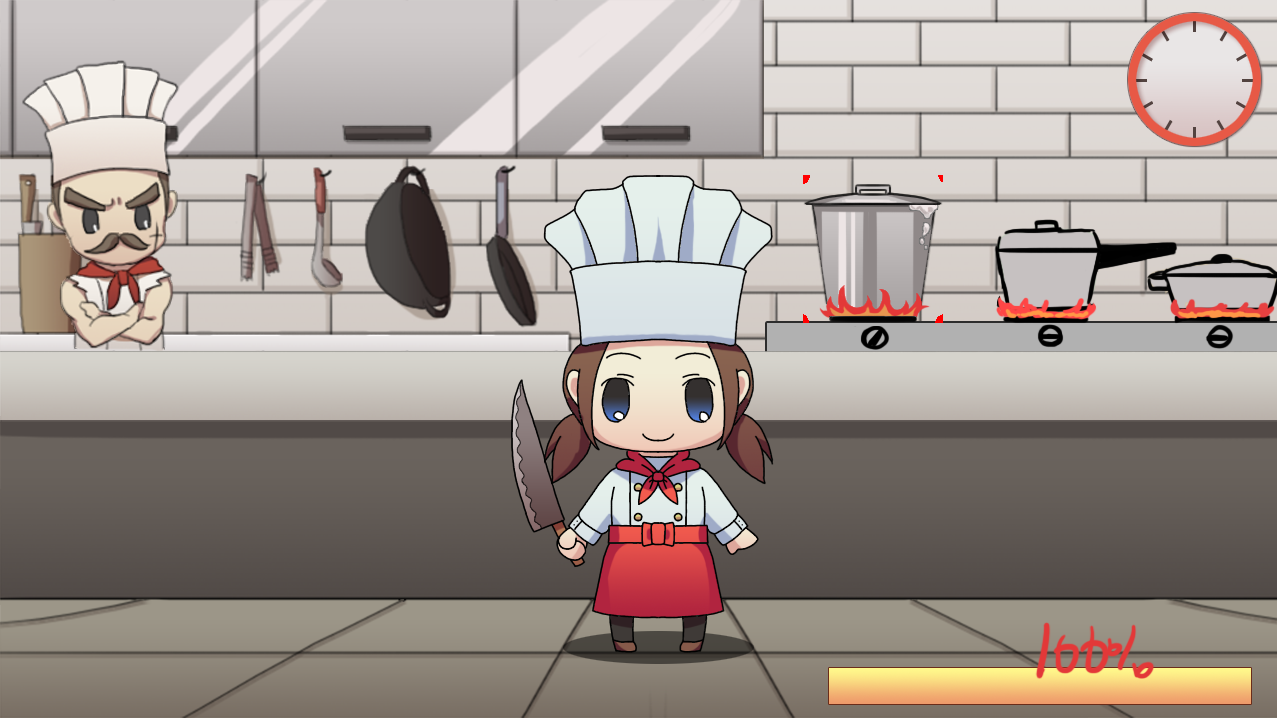
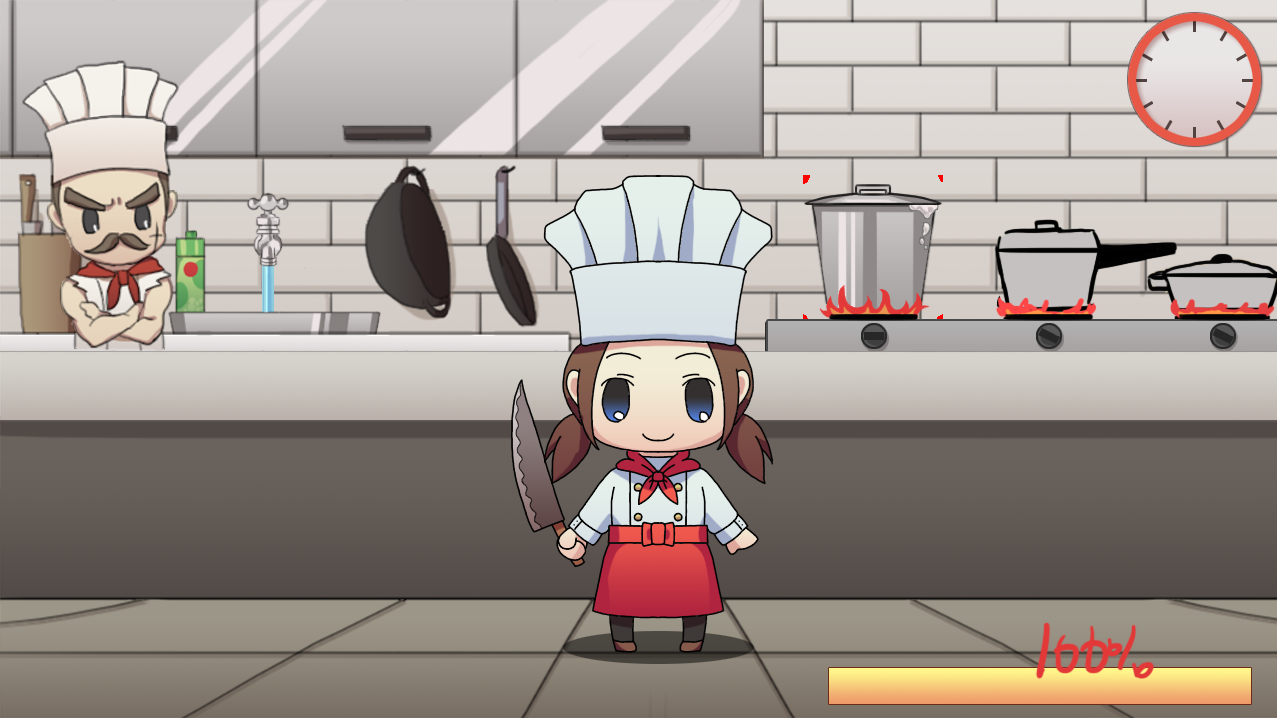
Layered file, before and after one edit (1277x718). Changes by layer:
painted on "clock" over [303, 267, 343, 334]
painted on "レイヤー 3" over [168, 167, 381, 336]
added layer "レイヤー 7" above "レイヤー 6" over [766, 313, 1277, 352]
added layer "レイヤー 6" above "レイヤー 2" over [262, 264, 274, 315]
